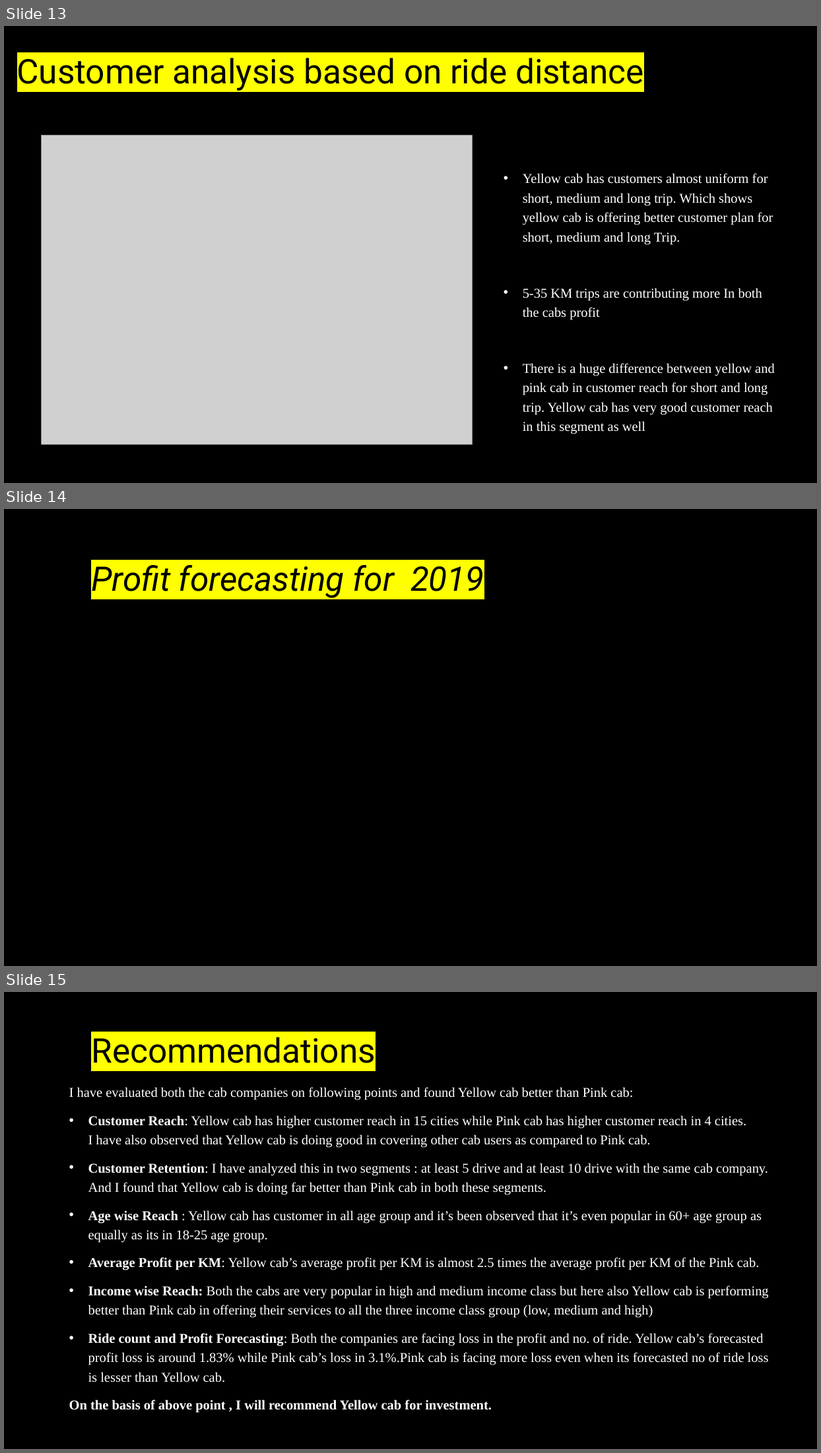
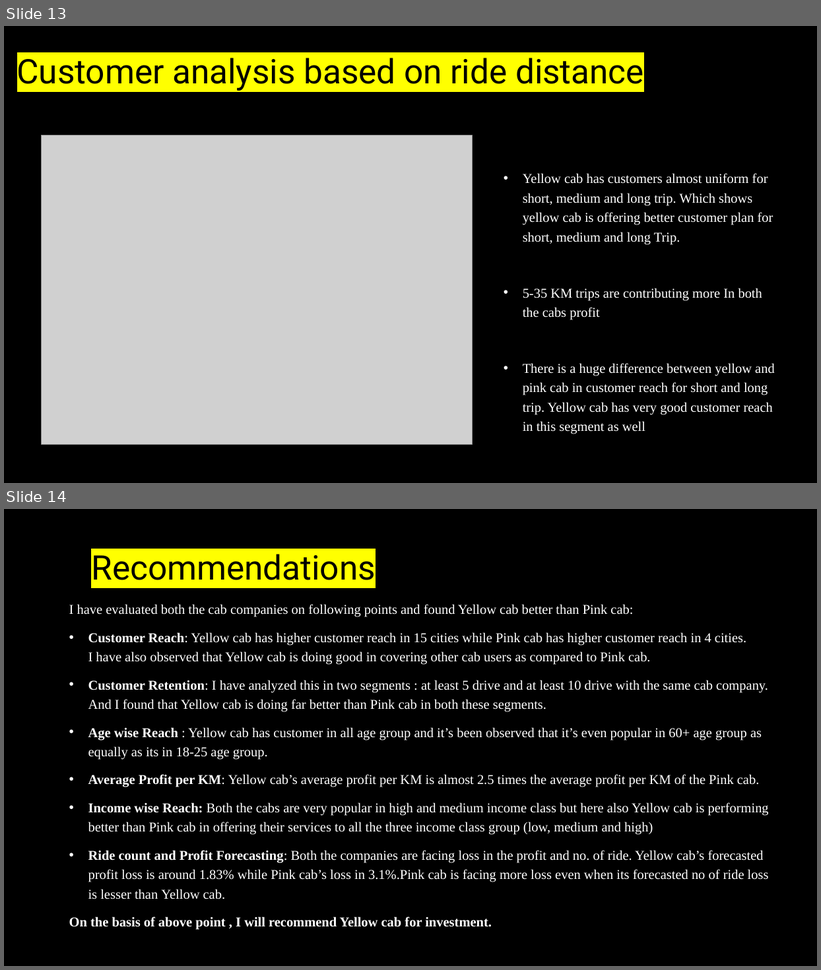
Before and after one commit to Islompulatov/Internship, a slide deck: week3/presentation/Cab analysis.pptx. Shown one above the other, each under a label of ours: slides 13, 14 and 15 before the commit, slides 13 and 14 after it. The pictures are 821x1453 and 821x970 pixels, drawn with LibreOffice and Linux fonts; fonts in the diff are those of the drawing; grey boxes stand for pictures. Boxes give left, top, right and bottom in pixels: in the first picture for what was removed or moved away, otherwise in the second. Text is boxed around its words. In the diff, an @@ line names an element or a change of style, - is before the commit and + after.

```diff
--- a/week3/presentation/Cab analysis.pptx
+++ b/week3/presentation/Cab analysis.pptx
@@ slide 14 removed at (x1=4, y1=509, x2=817, y2=966), background #000000 @@
@@ title removed at (x1=91, y1=565, x2=484, y2=598) @@
-Profit forecasting for 2019
@@ what was slide 15 is now slide 14 @@
```
Also in this commit, not shown: 1 other file.
